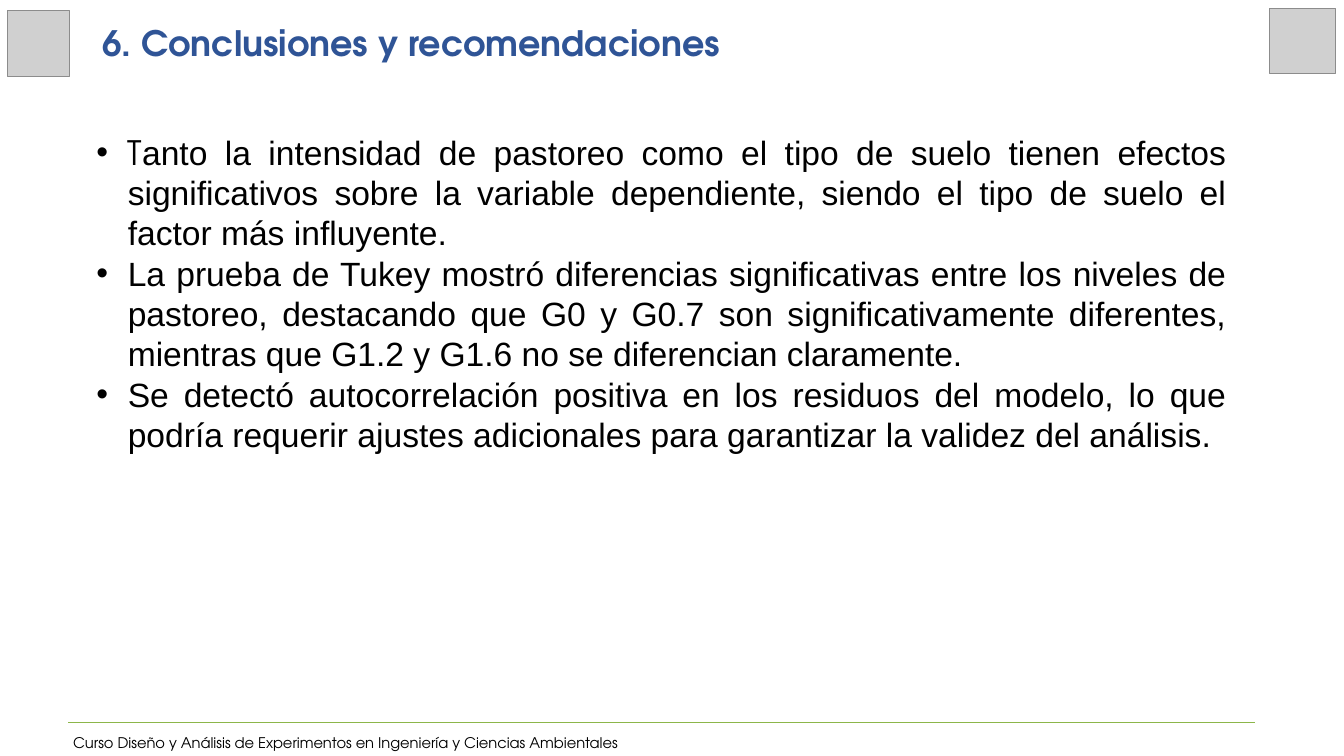
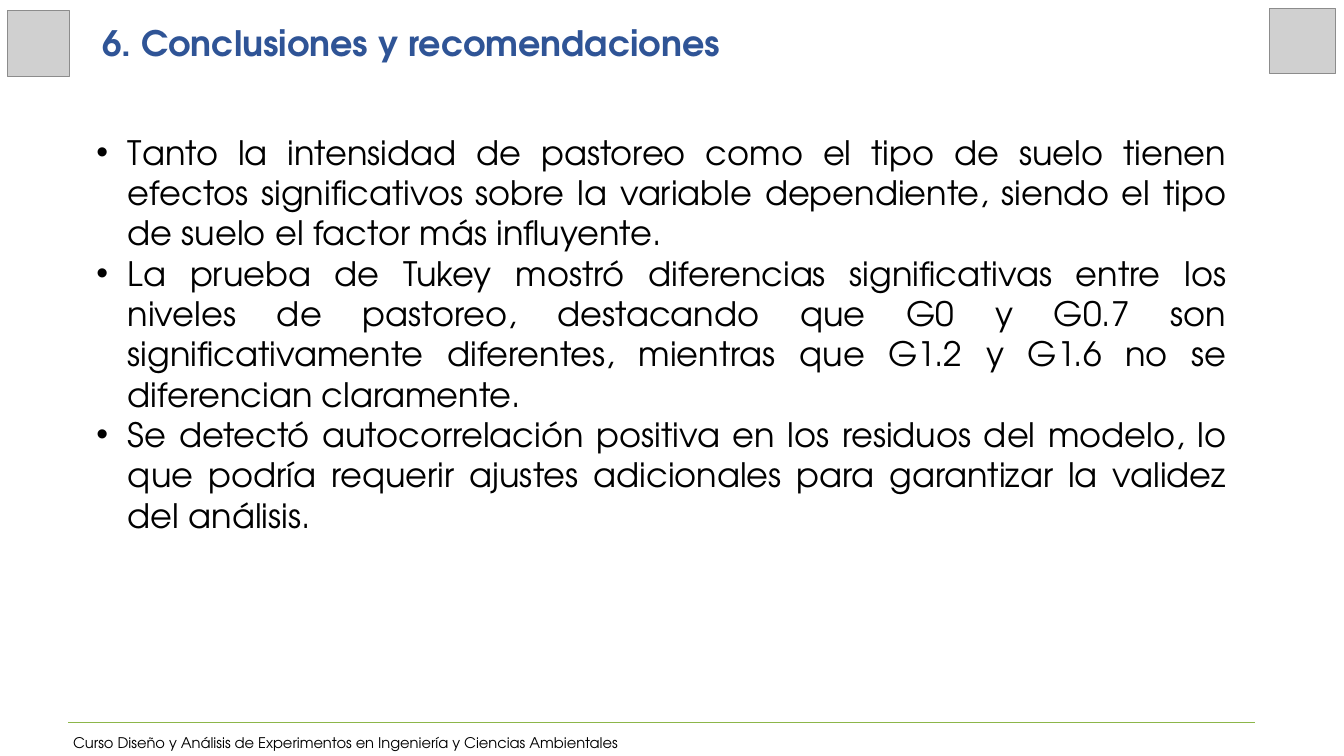
Before and after one commit to JoseZevallosR/Diseno_experimental, a slide deck: slide 16 of Trabajo_individual/Presentación_Trabajo_Individual.pptx. Drawn at 1344x756 pixels with LibreOffice and Linux fonts; fonts in the diff are those of the drawing; grey boxes stand for pictures. Boxes give left, top, right and bottom in pixels: in the first picture for what was removed or moved away, otherwise in the second. Text is boxed around its words. In the diff, an @@ line names an element or a change of style, - is before the commit and + after.

```diff
--- a/Trabajo_individual/Presentación_Trabajo_Individual.pptx
+++ b/Trabajo_individual/Presentación_Trabajo_Individual.pptx
@@ text "Tanto la intensidad de pastoreo ..." at (x1=128, y1=140, x2=1227, y2=529): font Arial to TeX Gyre Adventor @@
```
Also in this commit, not shown: 3 other slides changed.
